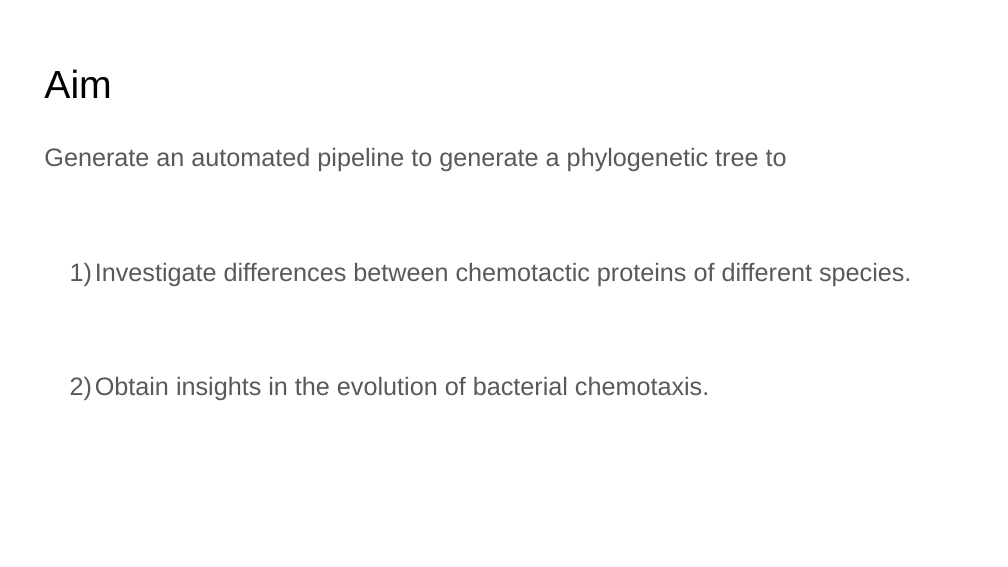
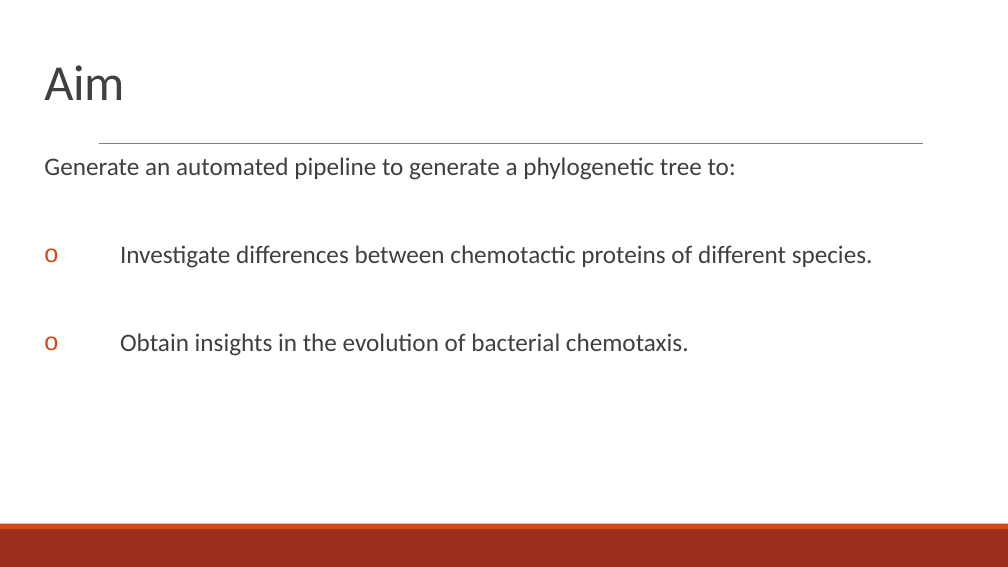
Before and after one commit to MrKort/Pcfb_Final_Project, a slide deck: slide 3 of PBfB_final_presentation_HKruize_KKort.pptx. Drawn at 1008x567 pixels with LibreOffice and Linux fonts; fonts in the diff are those of the drawing. Boxes give left, top, right and bottom in pixels: in the first picture for what was removed or moved away, otherwise in the second. Text is boxed around its words. In the diff, an @@ line names an element or a change of style, - is before the commit and + after.

```diff
--- a/PBfB_final_presentation_HKruize_KKort.pptx
+++ b/PBfB_final_presentation_HKruize_KKort.pptx
@@ title "Aim" at (44, 65, 124, 100): size 28 to 36 pt, font Arial to Calibri, text colour #000000 to #404040, letter spacing 0 to -0.4 pt; line spacing 1 to 0.85 @@
@@ text "Generate an automated pipeline to ...": place and size @@
-text "Generate an automated pipeline to ..." at (44, 147, 911, 400)
+text "Generate an automated pipeline to ..." at (44, 157, 873, 356)
@@ line added from (99, 144) to (922, 144), #808080 0.5 pt @@
@@ text at (44, 157, 736, 180): text changed; font Arial to Calibri; text colour #595959 to #404040 @@
-Generate an automated pipeline to generate a phylogenetic tree to
+Generate an automated pipeline to generate a phylogenetic tree to:
@@ text at (120, 245, 873, 356): font Arial to Calibri, text colour #595959 to #404040 in "Investigate differences between chemotactic proteins of diff ...", "Obtain insights in the evolution of bacterial ..."; bullet 1) to o; line spacing 1.15 to 0.9; less space between paragraphs; bullet colour #595959 to #D34817 @@
@@ rectangle added at (0, 529, 1008, 567), fill #9B2D1F @@
@@ rectangle added at (0, 524, 1008, 529), fill #D34817 @@
```
Also in this commit, not shown: 9 other slides changed, 3 slides added, 2 slides removed, 4 other files.
